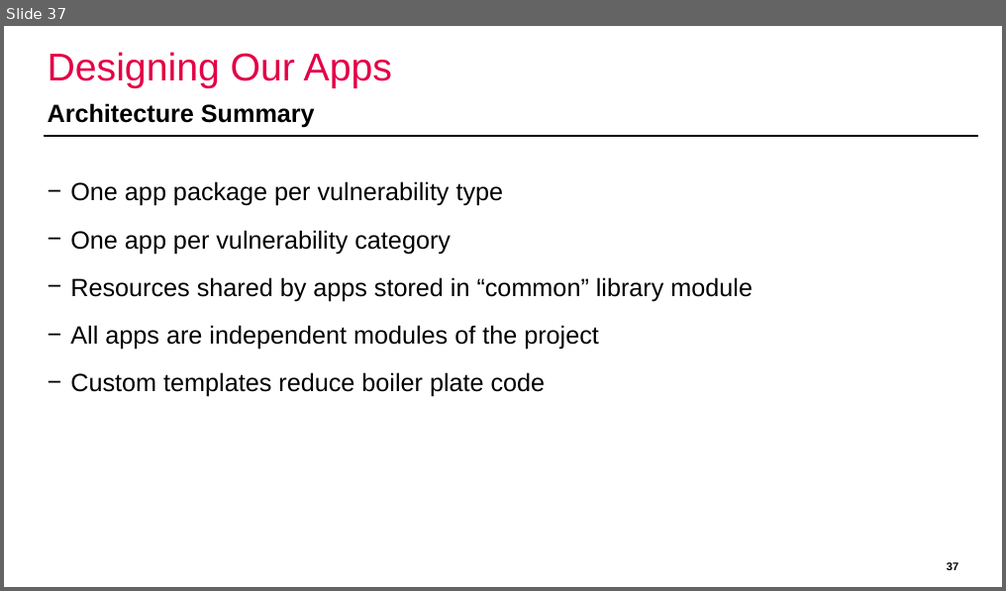
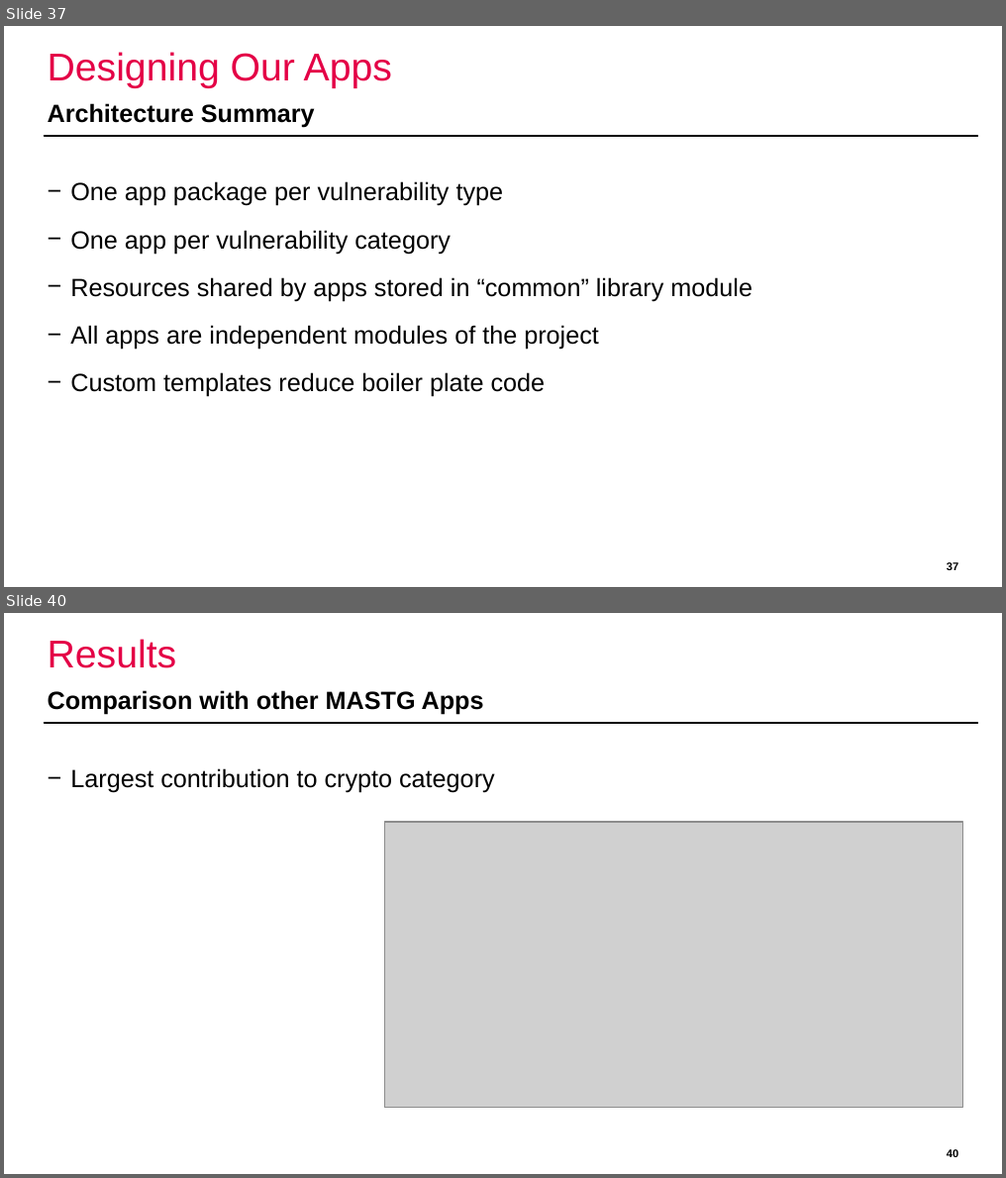
Before and after one commit to domi-cmd/Reference_Application_for_OWASP_MASTG, a slide deck: dev_documents/presentation/ba_thesis_presentation_kronig.pptx. Shown one above the other, each under a label of ours: slide 37 before the commit, slides 37 and 40 after it; the slides between them are not shown. The pictures are 1006x591 and 1006x1178 pixels, drawn with LibreOffice and Linux fonts; fonts in the diff are those of the drawing; grey boxes stand for pictures; background and template pictures are left out. Boxes give left, top, right and bottom in pixels: in the first picture for what was removed or moved away, otherwise in the second. Text is boxed around its words. In the diff, an @@ line names an element or a change of style, - is before the commit and + after.

Commit message:
Added results, outlook and conclusion section to my powerpoint. Now only the Introduction is missing. Test run shows that powerpoint is vastly too long.

```diff
--- a/dev_documents/presentation/ba_thesis_presentation_kronig.pptx
+++ b/dev_documents/presentation/ba_thesis_presentation_kronig.pptx
@@ slide 40 added at <box>4,613,1002,1174</box>, background #FFFFFF; not listed: 1 template element that a slide beside it also shows @@
@@ title added at <box>48,639,177,668</box>, 28 pt, text #E40046 @@
+Results
@@ text added at <box>48,690,484,715</box>, 18 pt, text #000000, bold @@
+Comparison with other MASTG Apps
@@ text added at <box>70,768,495,793</box>, 18 pt, text #000000 @@
+− Largest contribution to crypto category
@@ picture added at <box>384,822,963,1108</box> @@
@@ page number added at <box>946,1150,958,1157</box>, 8 pt, text #000000, bold @@
+40
```
Also in this commit, not shown: 10 other slides added, 3 slides removed.
